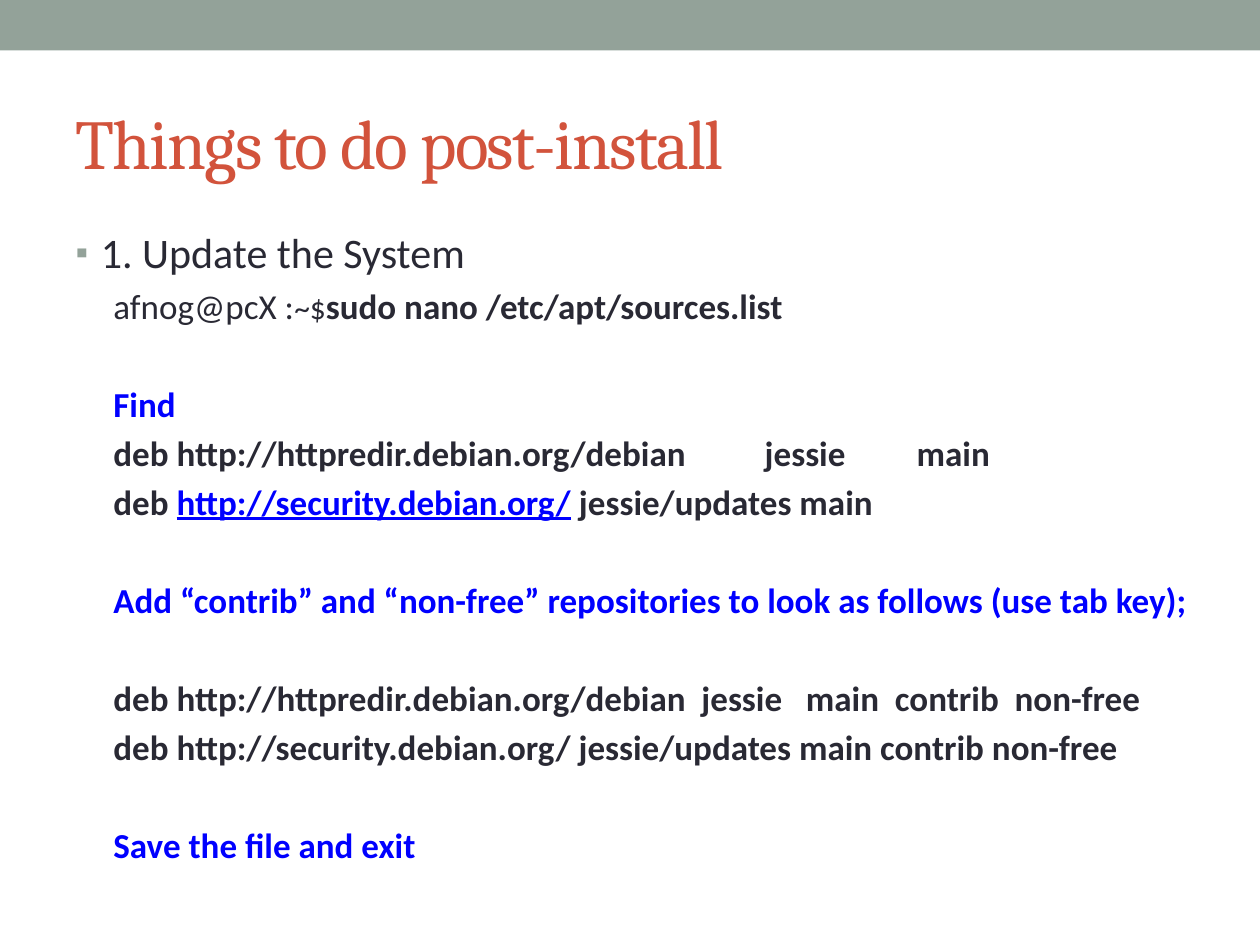
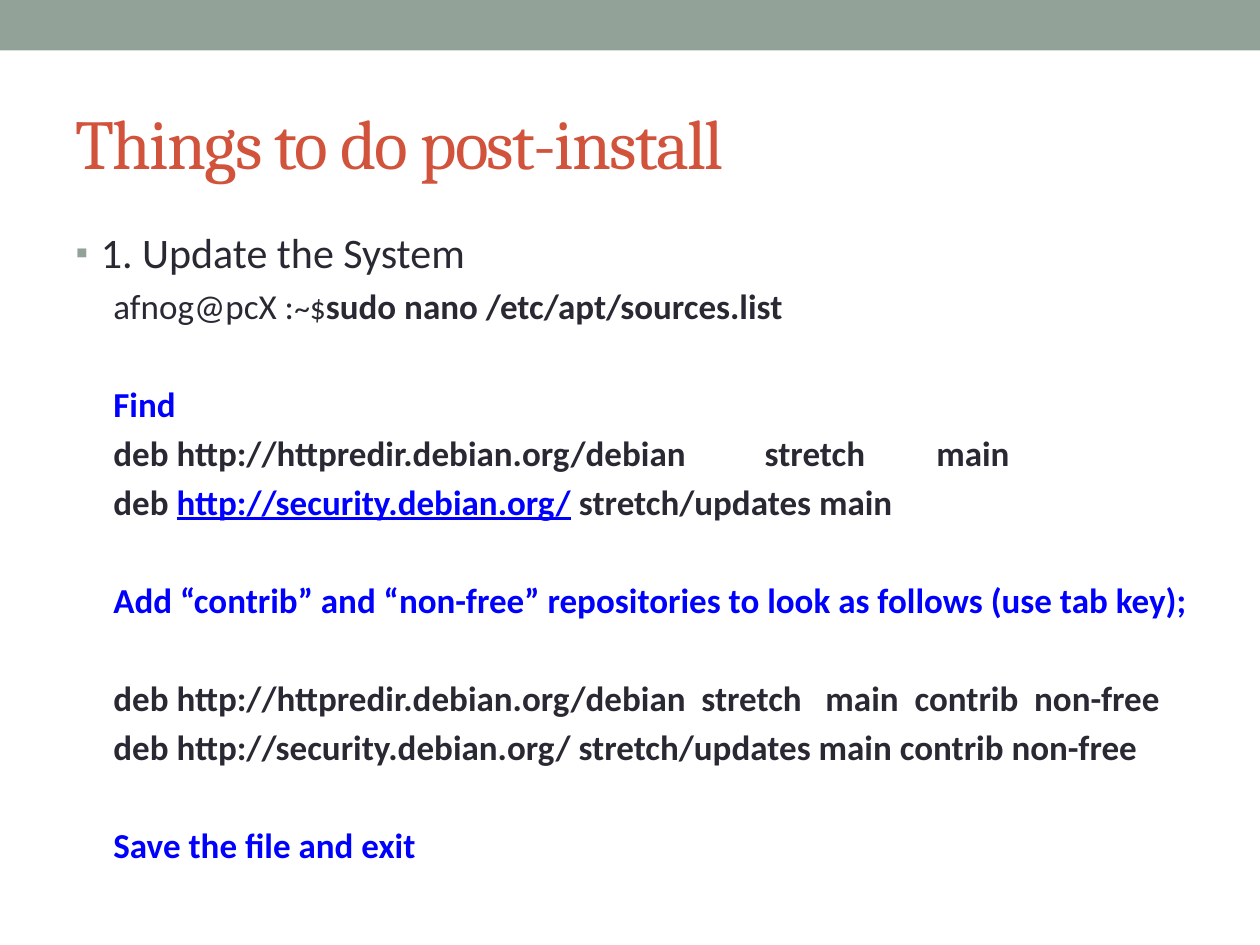
Before and after one commit to afnog/sse, a slide deck: slide 22 of intro/IntroPresentation.pptx. Drawn at 1260x945 pixels with LibreOffice and Linux fonts; fonts in the diff are those of the drawing. Boxes give left, top, right and bottom in pixels: in the first picture for what was removed or moved away, otherwise in the second. Text is boxed around its words. In the diff, an @@ line names an element or a change of style, - is before the commit and + after.

Commit message:
/ ‘intro/IntroPresentation.pptx’

```diff
--- a/intro/IntroPresentation.pptx
+++ b/intro/IntroPresentation.pptx
@@ text at [113, 441, 1009, 521]: text changed @@
-  deb http://httpredir.debian.org/debian jessie main
-  deb http://security.debian.org/ jessie/updates main
+  deb http://httpredir.debian.org/debian stretch main
+  deb http://security.debian.org/ stretch/updates main
@@ text at [113, 686, 1159, 766]: text changed @@
-  deb http://httpredir.debian.org/debian jessie main contrib non-free
-  deb http://security.debian.org/ jessie/updates main contrib non-free
+  deb http://httpredir.debian.org/debian stretch main contrib non-free
+  deb http://security.debian.org/ stretch/updates main contrib non-free
```
Also in this commit, not shown: 4 other slides changed.
